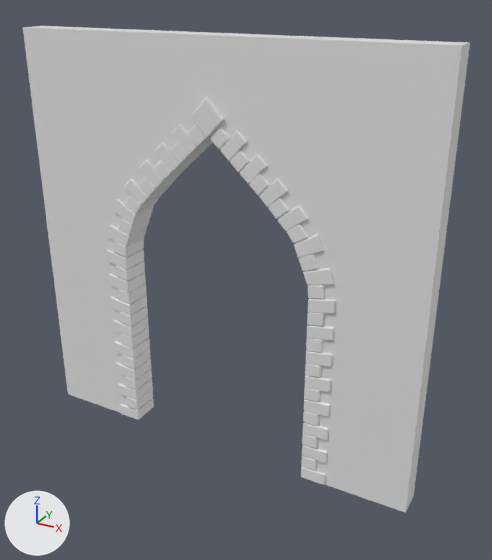
The Blender file Assets/Meshes/Front_Door.blend: old version first, new version second.
Camera for both pictures: a 50 mm lens placed at (1.05, -5.15, 4.4), pointed at (-1.77, -0.02, 1.83). The lights are fixed; the arrows at lower left show +X, +Y and +Z. The same objects are shown in both versions, whatever each file hides.

Before the edit, the objects in view are built like this:
```python
me_cube = bpy.data.meshes.new('Cube')
me_cube.from_pydata(...)  # 64 vertices, 52 faces; spans x -0.03..0.22, y -0.27..0.02, z 0.0..0.255
me_cube_001 = bpy.data.meshes.new('Cube.001')
me_cube_001.from_pydata(...)  # 16 vertices, 14 faces; spans x -1.0..1.0, y -1.0..1.0, z -1.0..1.0
me_lod_a_front_door_002 = bpy.data.meshes.new('LOD_A_Front_Door.002')
me_lod_a_front_door_002.from_pydata(...)  # 44 vertices, 42 faces; spans x -4.0..0.0, y -0.25..0.0, z 0.0..4.0
ob_brick = bpy.data.objects.new('Brick', me_cube)
ob_brick.parent = ob_lod_b_front_door
ob_brick.location = (-1.0, 0.0, 0.0)
_m = ob_brick.modifiers.new('Array', 'ARRAY')
_m.fit_type = 'FIT_CURVE'
_m.curve = ob_lod_b_front_door_path
_m.constant_offset_displace = (0.0, 0.0, 0.0)
_m.relative_offset_displace = (0.0, 0.0, 1.0)
_m = ob_brick.modifiers.new('Curve', 'CURVE')
_m.object = ob_lod_b_front_door_path
_m.deform_axis = 'POS_Z'
_m = ob_brick.modifiers.new('Mirror', 'MIRROR')
_m.mirror_object = ob_mirror_point
ob_cube = bpy.data.objects.new('Cube', me_cube_001)
ob_cube.location = (-2.0, -0.125, 3.348)
ob_cube.rotation_euler = (0.0, 0.785, 0.0)  # degrees (0, 45, 0)
ob_cube.scale = (0.125, 0.16, 0.125)
ob_lod_b_front_door = bpy.data.objects.new('LOD_B_Front_Door', me_lod_a_front_door_002)
ob_lod_b_front_door.location = (0.0, 0.0, 0.0)
```
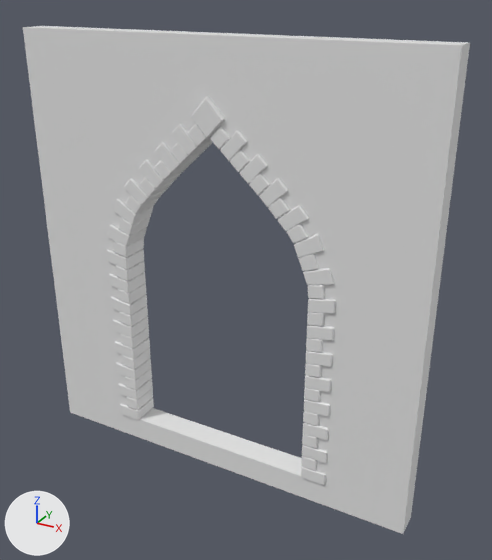
Pixel boxes (x1, y1, x2, y2) of what changed, in the pictures (492 x 560 px):
'LOD_B_Front_Door', reshaped
    before: (23, 26, 470, 513)
    after: (23, 26, 470, 534)
part 1 of me_lod_a_front_door_002, built on
    after: (68, 395, 414, 534)

The change, as a list of edits to the scene's bpy script:
```text
Change me_lod_a_front_door_002:
    used by ob_lod_b_front_door; location = (0.0, 0.0, 0.0)
    remove me_lod_a_front_door_002.from_pydata(...)  # 44 vertices, 42 faces; spans x -4.0..0.0, y -0.25..0.0, z 0.0..4.0
    add me_lod_a_front_door_002.from_pydata(...)  # 52 vertices, 52 faces; spans x -4.0..0.0, y -0.25..0.0, z -0.25..4.0
    me_lod_a_front_door_002 part 1
    2 faces are deleted
    8 new vertices lie (0.0, 0.0, -0.25) away from vertices in x -4.0..0.0, y -0.25..0.0, z 0.0
    12 new faces join them
```
